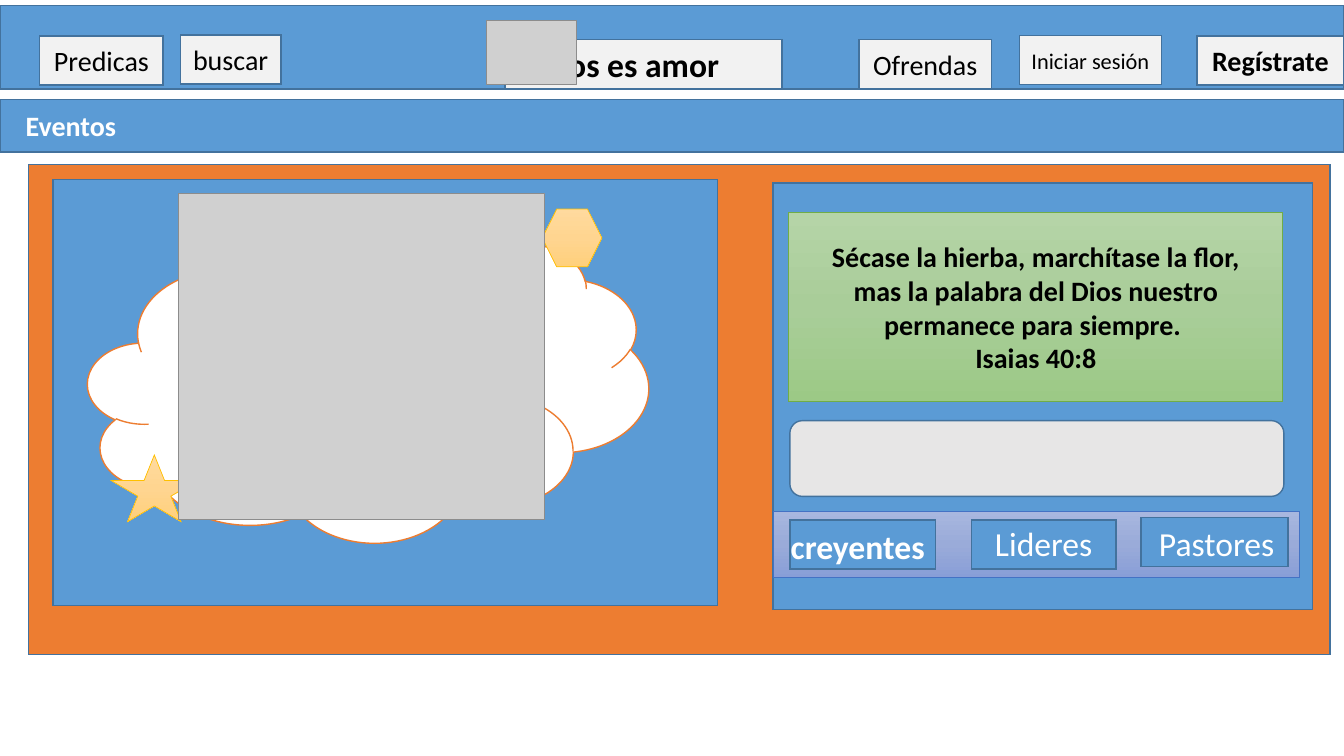
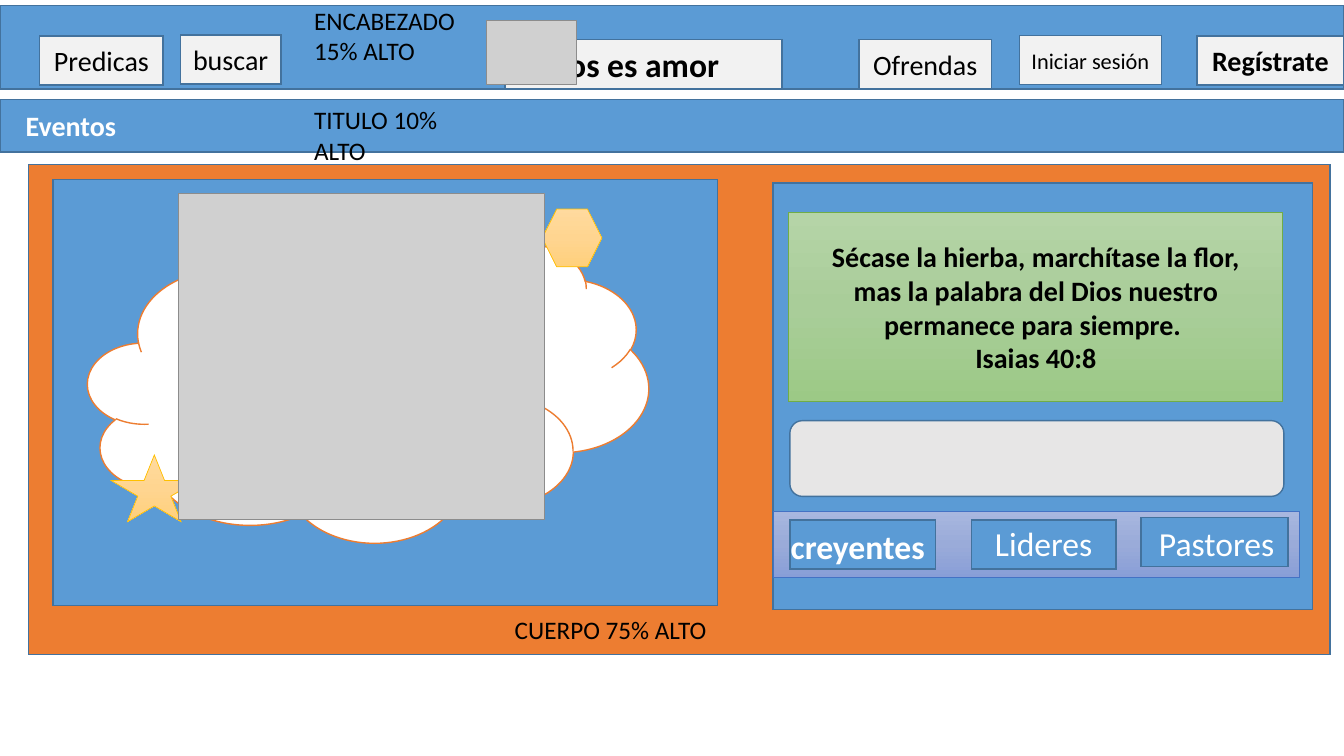
Before and after one commit to Nataliayor/curso-html-css, a slide deck: slide 2 of tarea.pptx. Drawn at 1344x756 pixels with LibreOffice and Linux fonts; fonts in the diff are those of the drawing; grey boxes stand for pictures. Boxes give left, top, right and bottom in pixels: in the first picture for what was removed or moved away, otherwise in the second. Text is boxed around its words. In the diff, an @@ line names an element or a change of style, - is before the commit and + after.

```diff
--- a/tarea.pptx
+++ b/tarea.pptx
@@ text added at [314, 13, 455, 60], 18 pt, text #000000 @@
+ENCABEZADO 15% ALTO
@@ text added at [314, 112, 437, 166], 18 pt, text #000000 @@
+TITULO 10% ALTO
@@ text added at [515, 622, 707, 640], 18 pt, text #000000 @@
+CUERPO 75% ALTO
```
Also in this commit, not shown: 2 other files.
